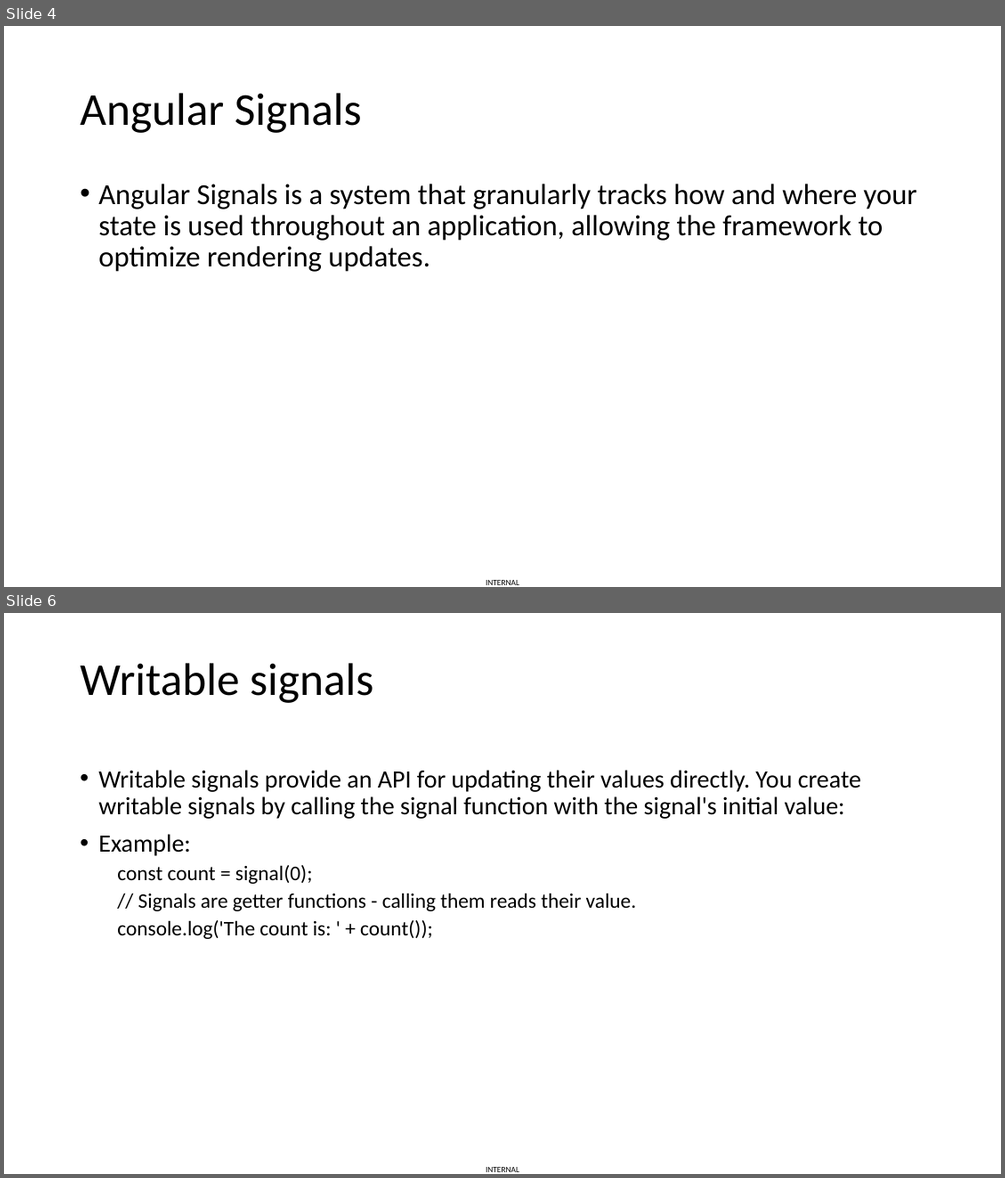
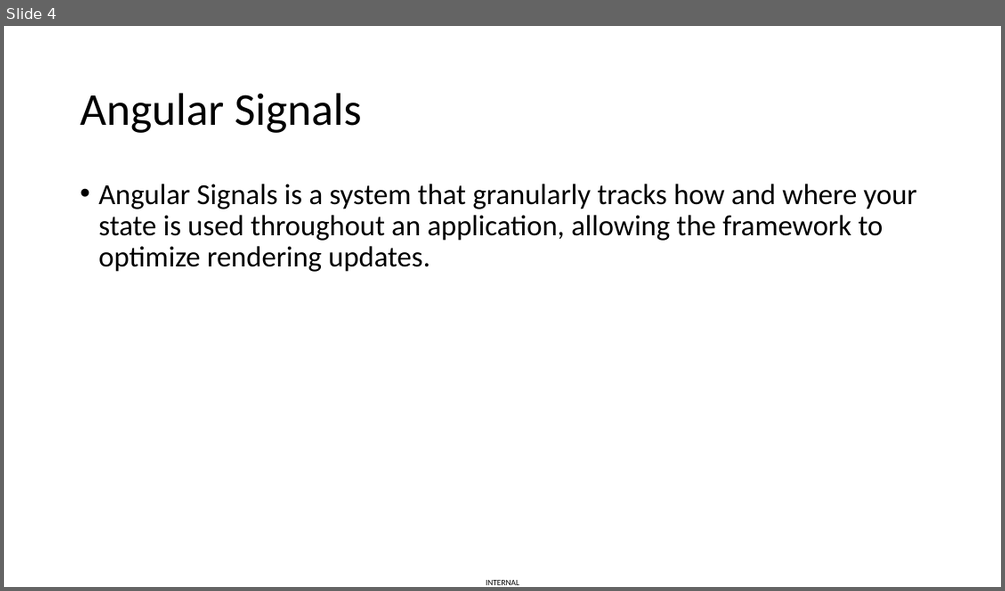
Before and after one commit to vuthaphai/ng-v16-new-features, a slide deck: Angular v16.pptx. Shown one above the other, each under a label of ours: slides 4 and 6 before the commit, slide 4 after it; the slides between them are not shown. The pictures are 1005x1178 and 1005x591 pixels, drawn with LibreOffice and Linux fonts; fonts in the diff are those of the drawing. Boxes give left, top, right and bottom in pixels: in the first picture for what was removed or moved away, otherwise in the second. Text is boxed around its words. In the diff, an @@ line names an element or a change of style, - is before the commit and + after.

```diff
--- a/Angular v16.pptx
+++ b/Angular v16.pptx
@@ slide 6 removed at [4, 613, 1001, 1174], background #FFFFFF; not listed: 1 template element that a slide beside it also shows @@
@@ title removed at [80, 663, 373, 703] @@
-Writable signals
@@ text removed at [98, 770, 861, 939] @@
-• Writable signals provide an API for updating their values directly. You create writable signals by calling the signal function with the signal's initial value:
-• Example:
-  const count = signal(0);
-  // Signals are getter functions - calling them reads their value.
-  console.log('The count is: ' + count());
```
Also in this commit, not shown: 1 slide changed, 2 slides added, 2 other files.
